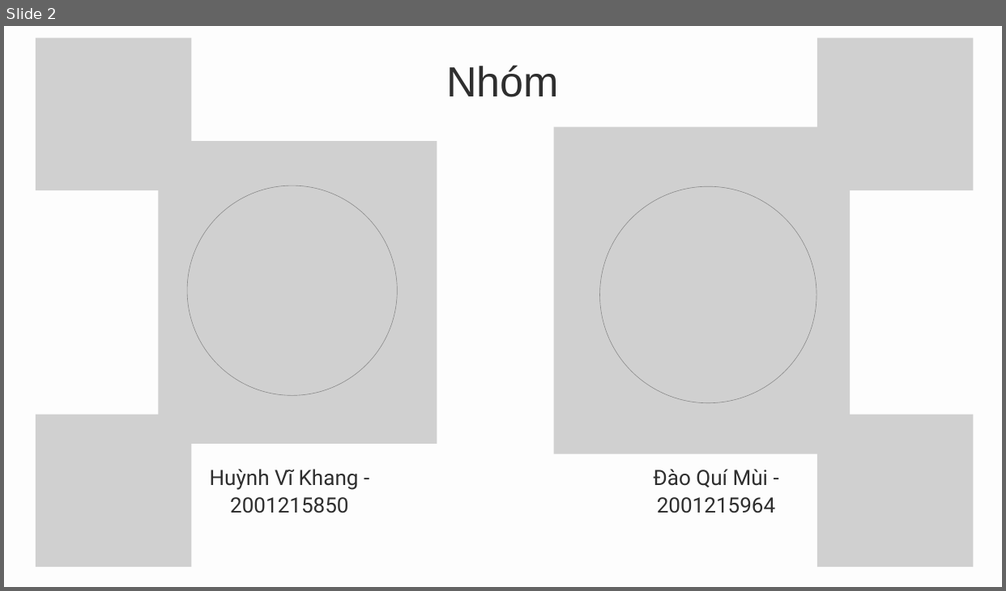
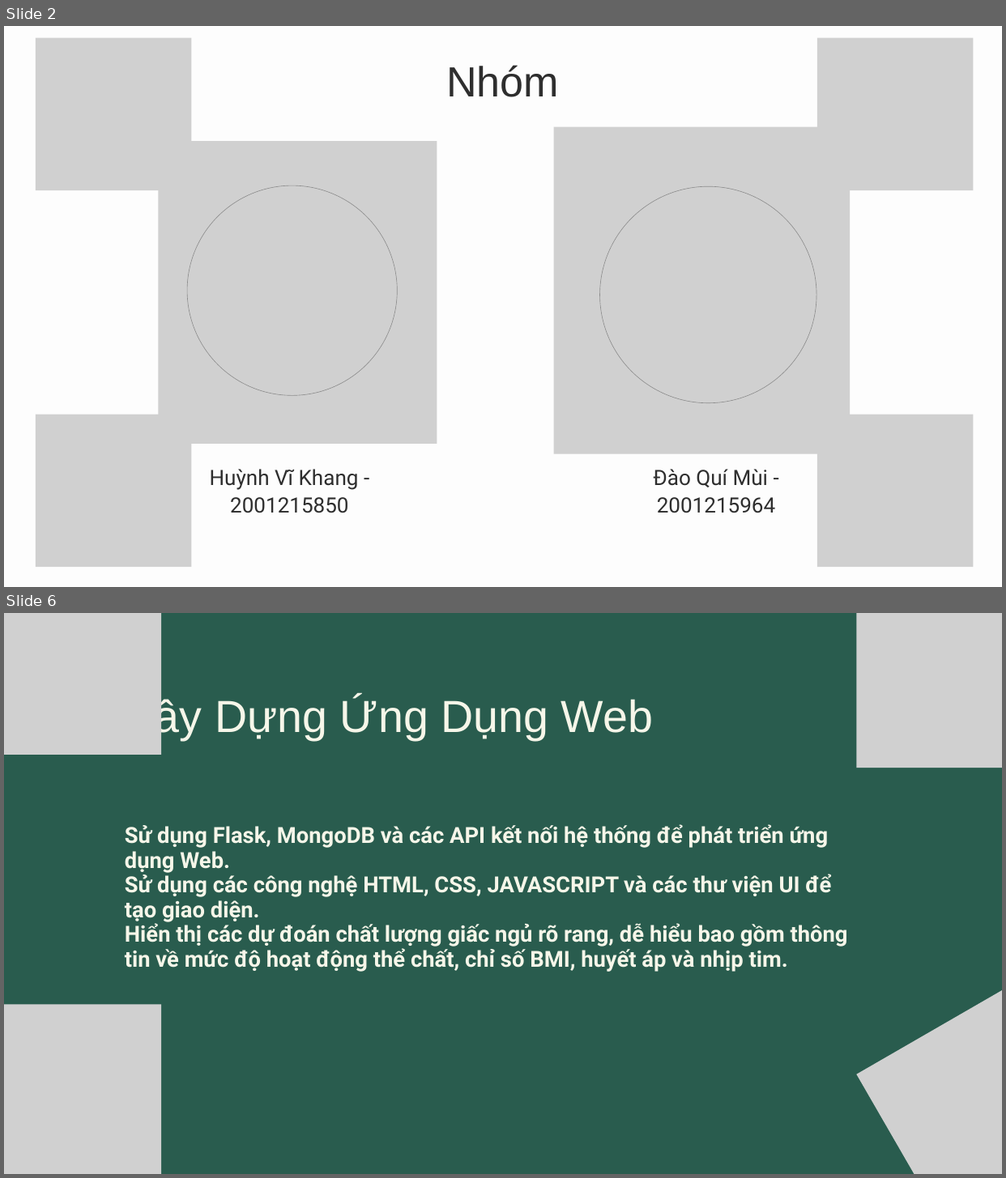
Before and after one commit to netprtony/BigDataProject, a slide deck: DoAnBigData.pptx. Shown one above the other, each under a label of ours: slide 2 before the commit, slides 2 and 6 after it; the slides between them are not shown. The pictures are 1006x591 and 1006x1178 pixels, drawn with LibreOffice and Linux fonts; fonts in the diff are those of the drawing; grey boxes stand for pictures. Boxes give left, top, right and bottom in pixels: in the first picture for what was removed or moved away, otherwise in the second. Text is boxed around its words. In the diff, an @@ line names an element or a change of style, - is before the commit and + after.

```diff
--- a/DoAnBigData.pptx
+++ b/DoAnBigData.pptx
@@ slide 6 added at [4, 613, 1002, 1174], background #295C4E @@
@@ picture added at [4, 613, 161, 755] @@
@@ picture added at [856, 613, 1002, 768] @@
@@ text added at [125, 696, 653, 740], 65 pt, text #F6F6E9 @@
+Xây Dựng Ứng Dụng Web
@@ text added at [125, 824, 848, 972], 32 pt, text #F6F6E9, bold @@
+Sử dụng Flask, MongoDB và các API kết nối hệ thống để phát triển ứng dụng Web.
+Sử dụng các công nghệ HTML, CSS, JAVASCRIPT và các thư viện UI để tạo giao diện.
+Hiển thị các dự đoán chất lượng giấc ngủ rõ rang, dễ hiểu bao gồm thông tin về mức độ hoạt động thể chất, chỉ số BMI, huyết áp và nhịp tim.
@@ picture added at [856, 974, 1002, 1174] @@
@@ picture added at [4, 1005, 161, 1174] @@
```
Also in this commit, not shown: 3 slides changed, 3 other slides added, 5 slides removed, 2 other files.
